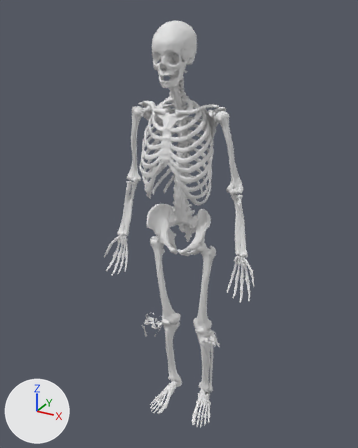
The glTF model apps/web/public/models/m/skeleton.glb: old version first, new version second.
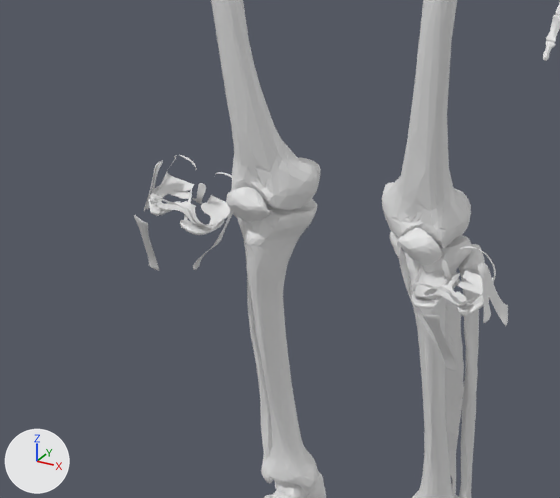
The first picture shows the older version from a 50 mm camera at (0.921, -1.654, 0.96) aimed at (-0.012, 0.043, 0.112). The close-ups show the older and then the newer version on the part from 32% to 64% of the width and 63% to 86% of the height of that picture. Only the edits that show in the close-ups are written down. The lights are fixed; the arrows at lower left show +X, +Y and +Z. Where no turn or scale is listed for an object, it has been applied to the vertices. Vertices at exactly the same position are counted once.

The older version as bpy lines, for what is in view:
```python
ob_bones_femur_l = bpy.data.objects.new('bones|femur-l', me_bones_femur_l)
ob_bones_femur_l.location = (0.106, 0.055, -0.176)
ob_bones_foot_r = bpy.data.objects.new('bones|foot-r', me_bones_foot_r)
ob_bones_foot_r.location = (-0.078, 0.022, -0.811)
ob_bones_foot_r.scale = (0.119, 0.119, 0.119)
ob_knee_acl_001 = bpy.data.objects.new('knee|acl.001', me_knee_acl_001)
ob_knee_acl_001.location = (-0.136, 0.015, -0.418)
ob_knee_acl_001.scale = (0.0189, 0.0189, 0.0189)
ob_knee_cartilage = bpy.data.objects.new('knee|cartilage', me_knee_cartilage)
ob_knee_cartilage.location = (0.142, 0.019, -0.405)
ob_knee_cartilage_001 = bpy.data.objects.new('knee|cartilage.001', me_knee_cartilage_001)
ob_knee_cartilage_001.location = (-0.137, 0.015, -0.404)
ob_knee_collateral = bpy.data.objects.new('knee|collateral', me_knee_collateral)
ob_knee_collateral.location = (0.145, 0.028, -0.437)
ob_knee_collateral.scale = (0.0573, 0.0573, 0.0573)
ob_knee_collateral_001 = bpy.data.objects.new('knee|collateral.001', me_knee_collateral_001)
ob_knee_collateral_001.location = (-0.139, 0.024, -0.436)
ob_knee_collateral_001.scale = (0.0573, 0.0573, 0.0573)
ob_knee_meniscus = bpy.data.objects.new('knee|meniscus', me_knee_meniscus)
ob_knee_meniscus.location = (0.146, 0.021, -0.425)
ob_knee_meniscus_001 = bpy.data.objects.new('knee|meniscus.001', me_knee_meniscus_001)
ob_knee_meniscus_001.location = (-0.14, 0.017, -0.424)
# also in view: 'bones|femur-r' at (-0.083, 0.042, -0.18); 'bones|leg-l' at (0.103, 0.082, -0.599); 'knee|patellar' at (0.16, -0.026, -0.44); 'bones|leg-r' at (-0.073, 0.066, -0.603)
```
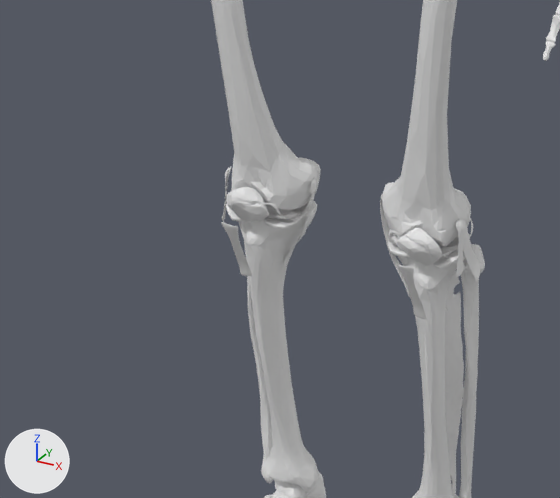
Where the newer file only moved an object's origin or applied its transform, the numbers keep the older frame.

What differs and where, as boxes [x1, y1, x2, y2] in the close-ups (560 x 498 px; the box of a moved part takes in the faces that stretch with it):
'bones|femur-l', moved: [382, 0, 471, 266] in both
'knee|collateral', reshaped, moved, rescaled (7% narrower): before [399, 246, 508, 352]; after [380, 193, 481, 297]
'knee|meniscus.001', reshaped: before [149, 185, 224, 235]; after [226, 202, 306, 229]
'knee|meniscus', reshaped: before [412, 278, 490, 317]; after [388, 233, 464, 270]
'knee|cartilage.001', reshaped: before [150, 155, 232, 226]; after [231, 197, 309, 219]
'knee|cartilage', reshaped: before [410, 245, 496, 306]; after [388, 216, 473, 256]
'knee|patellar.001', moved: before [134, 215, 159, 271]; after [221, 222, 252, 276]
'knee|collateral.001', reshaped, moved, rescaled (8% wider, 7% shorter): before [144, 161, 233, 270]; after [222, 167, 318, 268]
'knee|pcl.001', moved (not visible afterwards): before [192, 183, 206, 204]
'knee|acl.001', moved (not visible afterwards): before [181, 188, 192, 228]
part 5 of me_knee_collateral, rebuilt (28% narrower): before [399, 246, 441, 352]; after [380, 193, 410, 297]
part 6 of me_knee_collateral, rebuilt (16% narrower): before [478, 263, 508, 327]; after [456, 219, 481, 281]
part 7 of me_knee_collateral, moved or reshaped: before [480, 264, 491, 323]; after [456, 221, 467, 277]
part 8 of me_knee_collateral_001, rebuilt (41% narrower, 10% taller): before [147, 161, 163, 210]; after [222, 167, 231, 221]
part 9 of me_knee_collateral_001, rebuilt (59% narrower, 10% taller): before [144, 161, 160, 211]; after [223, 167, 229, 222]
part 10 of me_knee_collateral_001, added: after [283, 179, 318, 268]
part 11 of me_knee_collateral_001, deleted: before [193, 208, 233, 270]

The change, as a list of edits to the scene's bpy script:
```text
Change me_knee_meniscus:
    remove me_knee_meniscus.from_pydata(...)  # 748 vertices, 1488 faces; spans x -0.0391..0.0391, y -0.0239..0.0239, z -0.0098..0.0098
    add me_knee_meniscus.from_pydata(...)  # 748 vertices, 1488 faces; spans x -0.0851..-0.0056, y 0.0181..0.0644, z 0.0079..0.0201
    me_knee_meniscus part 1: the whole mesh is multiplied about its middle by the matrix ((0.992, 0.051, 0.119), (-0.049, 0.999, -0.023), (-0.12, 0.017, 0.993)), then moved by (-0.0457, 0.041, 0.014)
Change me_knee_cartilage:
    remove me_knee_cartilage.from_pydata(...)  # 321 vertices, 409 faces; spans x -0.0397..0.0397, y -0.0358..0.0358, z -0.0261..0.0261
    add me_knee_cartilage.from_pydata(...)  # 321 vertices, 409 faces; spans x -0.0821..-0.003, y 0.0039..0.0784, z -0.0082..0.038
    me_knee_cartilage part 2: the whole mesh is multiplied about its middle by the matrix ((0.992, 0.051, 0.119), (-0.049, 0.999, -0.023), (-0.12, 0.017, 0.993)), then moved by (-0.0434, 0.0407, 0.0143)
Change me_knee_cartilage_001:
    remove me_knee_cartilage_001.from_pydata(...)  # 321 vertices, 409 faces; spans x -0.0397..0.0397, y -0.0358..0.0358, z -0.0261..0.0261
    add me_knee_cartilage_001.from_pydata(...)  # 321 vertices, 409 faces; spans x 0.028..0.108, y -0.0109..0.0711, z -0.0122..0.0317
    me_knee_cartilage_001 part 3: the whole mesh is multiplied about its middle by the matrix ((0.966, -0.205, -0.159), (0.202, 0.979, -0.037), (0.163, 0.004, 0.987)), then moved by (0.0714, 0.028, 0.0092)
Change me_knee_meniscus_001:
    remove me_knee_meniscus_001.from_pydata(...)  # 748 vertices, 1488 faces; spans x -0.0391..0.0391, y -0.0239..0.0239, z -0.0098..0.0098
    add me_knee_meniscus_001.from_pydata(...)  # 748 vertices, 1488 faces; spans x 0.0333..0.1127, y 0.0014..0.0543, z 0.0031..0.0145
    me_knee_meniscus_001 part 4: the whole mesh is multiplied about its middle by the matrix ((0.966, -0.205, -0.159), (0.202, 0.979, -0.037), (0.163, 0.004, 0.987)), then moved by (0.0742, 0.028, 0.0089)
Change me_knee_collateral:
    used by ob_knee_collateral; location = (0.145, 0.028, -0.437); scale = (0.0573, 0.0573, 0.0573)
    remove me_knee_collateral.from_pydata(...)  # 633 vertices, 1254 faces; spans x -0.96..0.96, y -0.34..0.34, z -1.0..1.0
    add me_knee_collateral.from_pydata(...)  # 633 vertices, 1254 faces; spans x -0.94..0.94, y -0.35..0.35, z -1.0..1.0
    me_knee_collateral part 5: the loose piece of 256 vertices spanning x -0.96..-0.12, y -0.19..0.11, z -1.0..0.79 is rebuilt with 255 vertices and now spans x -0.94..-0.29, y -0.13..0.19, z -1.0..0.97
    me_knee_collateral part 6: the loose piece of 203 vertices spanning x 0.52..0.96, y -0.17..0.34, z -0.22..1.0 is rebuilt with 203 vertices and now spans x 0.62..0.94, y -0.18..0.35, z -0.31..1.0
    me_knee_collateral part 7: 1 vertex moved within x 0.72, y -0.28, z 0.24; 172 vertices removed from x 0.55..0.77, y -0.34..0.04, z 0.05..0.99; 173 vertices added at x 0.65..0.77, y -0.35..0.03, z -0.02..0.99
Change me_knee_collateral_001:
    used by ob_knee_collateral_001; location = (-0.139, 0.024, -0.436); scale = (0.0573, 0.0573, 0.0573)
    remove me_knee_collateral_001.from_pydata(...)  # 633 vertices, 1254 faces; spans x -0.96..0.96, y -0.34..0.34, z -1.0..1.0
    add me_knee_collateral_001.from_pydata(...)  # 633 vertices, 1254 faces; spans x -0.92..0.92, y -0.39..0.39, z -1.0..1.0
    me_knee_collateral_001 part 8: the loose piece of 200 vertices spanning x -0.96..-0.52, y -0.17..0.34, z -0.22..1.0 is rebuilt with 197 vertices and now spans x -0.92..-0.6, y -0.21..0.28, z -0.37..0.96
    me_knee_collateral_001 part 9: the loose piece of 170 vertices spanning x -0.77..-0.55, y -0.34..0.04, z 0.05..0.99 is rebuilt with 174 vertices and now spans x -0.74..-0.63, y -0.39..-0.01, z -0.06..0.95
    me_knee_collateral_001 part 10: a new loose piece of 262 vertices spanning x 0.34..0.92, y -0.01..0.39, z -1.0..1.0
    me_knee_collateral_001 part 11: 263 vertices removed from x 0.12..0.96, y -0.19..0.11, z -1.0..0.79
Change ob_knee_collateral:
    ob_knee_collateral.location: (0.145, 0.028, -0.437) -> (0.1, 0.067, -0.424)
    ob_knee_collateral.scale: (0.0573, 0.0573, 0.0573) -> (0.0546, 0.0546, 0.0546)
Change ob_knee_acl_001:
    ob_knee_acl_001.location: (-0.136, 0.015, -0.418) -> (-0.062, 0.043, -0.409)
Change ob_knee_collateral_001:
    ob_knee_collateral_001.location: (-0.139, 0.024, -0.436) -> (-0.068, 0.046, -0.428)
    ob_knee_collateral_001.scale: (0.0573, 0.0573, 0.0573) -> (0.0544, 0.0544, 0.0544)
Change ob_knee_pcl_001:
    ob_knee_pcl_001.location: (-0.136, 0.036, -0.414) -> (-0.067, 0.065, -0.404)
Change ob_knee_patellar_001:
    ob_knee_patellar_001.location: (-0.155, -0.03, -0.439) -> (-0.068, -0.003, -0.433)
```
